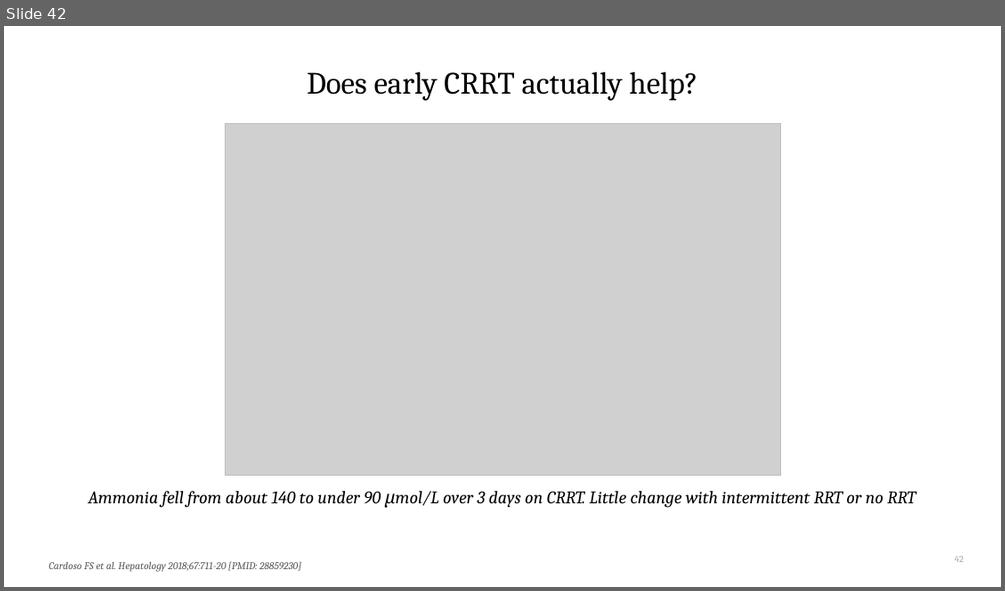
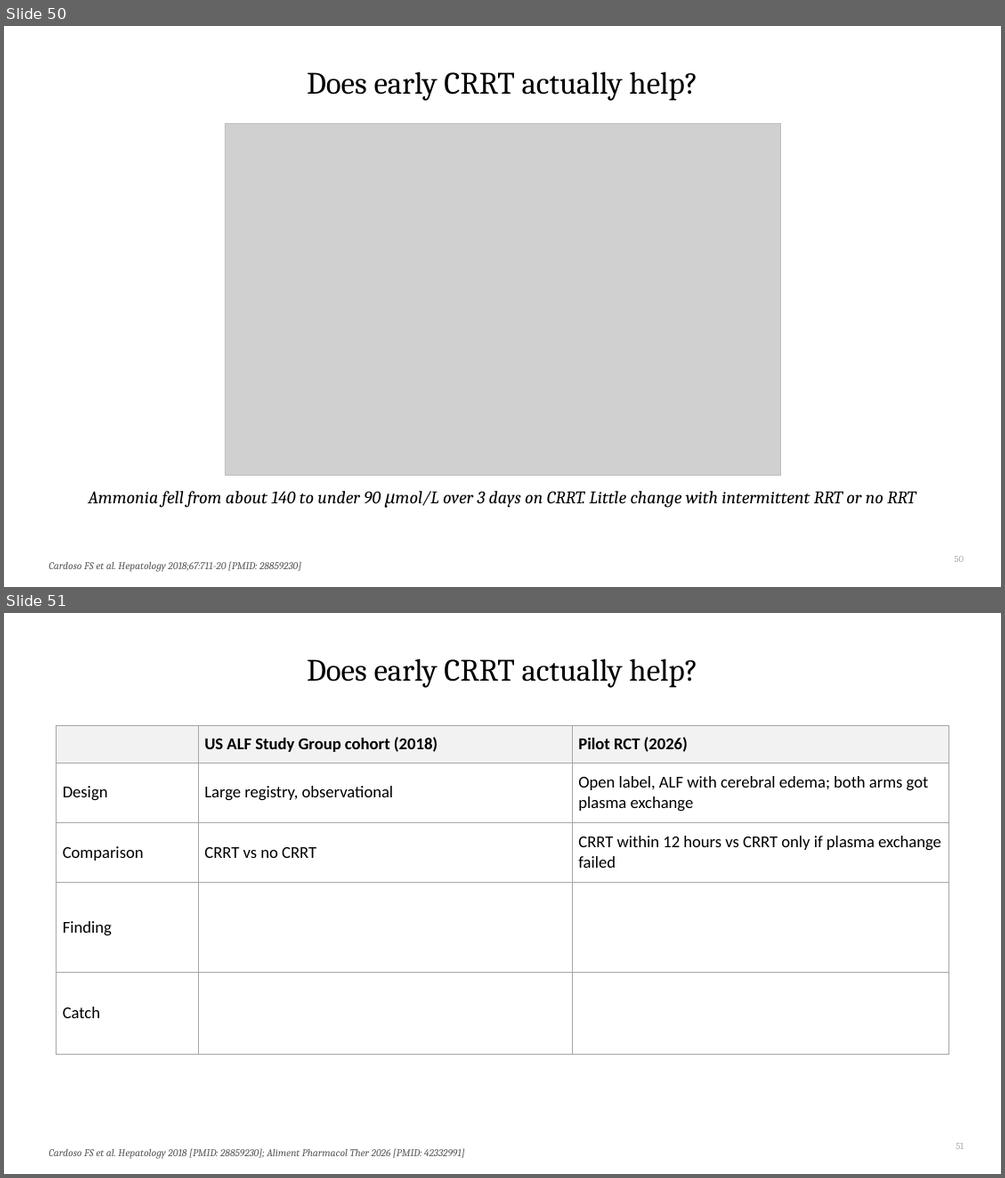
Before and after one commit to qaddodi/mohammad-almeqdadi-lectures, a slide deck: lectures/acute-liver-failure-aclf-in-icu/ALF and ACLF in the ICU.pptx. Shown one above the other, each under a label of ours: slide 42 before the commit, slides 50 and 51 after it. The pictures are 1005x591 and 1005x1178 pixels, drawn with LibreOffice and Linux fonts; fonts in the diff are those of the drawing; grey boxes stand for pictures. Boxes give left, top, right and bottom in pixels: in the first picture for what was removed or moved away, otherwise in the second. Text is boxed around its words. In the diff, an @@ line names an element or a change of style, - is before the commit and + after.

```diff
--- a/lectures/acute-liver-failure-aclf-in-icu/ALF and ACLF in the ICU.pptx
+++ b/lectures/acute-liver-failure-aclf-in-icu/ALF and ACLF in the ICU.pptx
@@ slide 51 added at (4, 613, 1001, 1174), background #FFFFFF @@
@@ title added at (307, 658, 697, 688), 30 pt, text #000000 @@
+Does early CRRT actually help?
@@ table added at (57, 725, 948, 1022), 5 rows, 3 columns @@
+ | US ALF Study Group cohort (2018) | Pilot RCT (2026)
+Design | Large registry, observational | Open label, ALF with cerebral edema; both arms got plasma exchange
+Comparison | CRRT vs no CRRT | CRRT within 12 hours vs CRRT only if plasma exchange failed
+Finding |  | 
+Catch |  | 
@@ page number added at (955, 1143, 963, 1149), 9 pt, text #A6A6A6 @@
+51
@@ text added at (48, 1148, 465, 1159), 10 pt, text #595959, italic @@
+Cardoso FS et al. Hepatology 2018 [PMID: 28859230]; Aliment Pharmacol Ther 2026 [PMID: 42332991]
@@ what was slide 42 is now slide 50 @@
@@ page number at (955, 556, 963, 562): text changed @@
-42
+50
```
Also in this commit, not shown: 10 slides changed, 20 other slides added, 2 other files.
